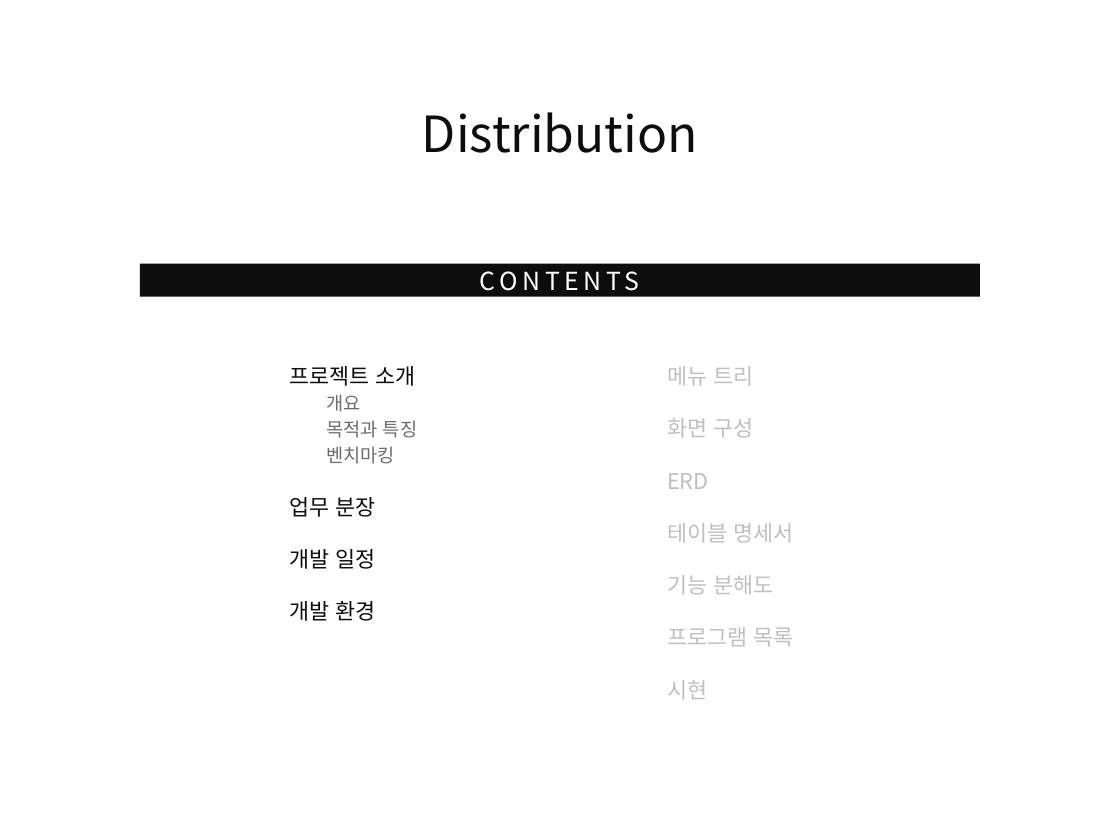
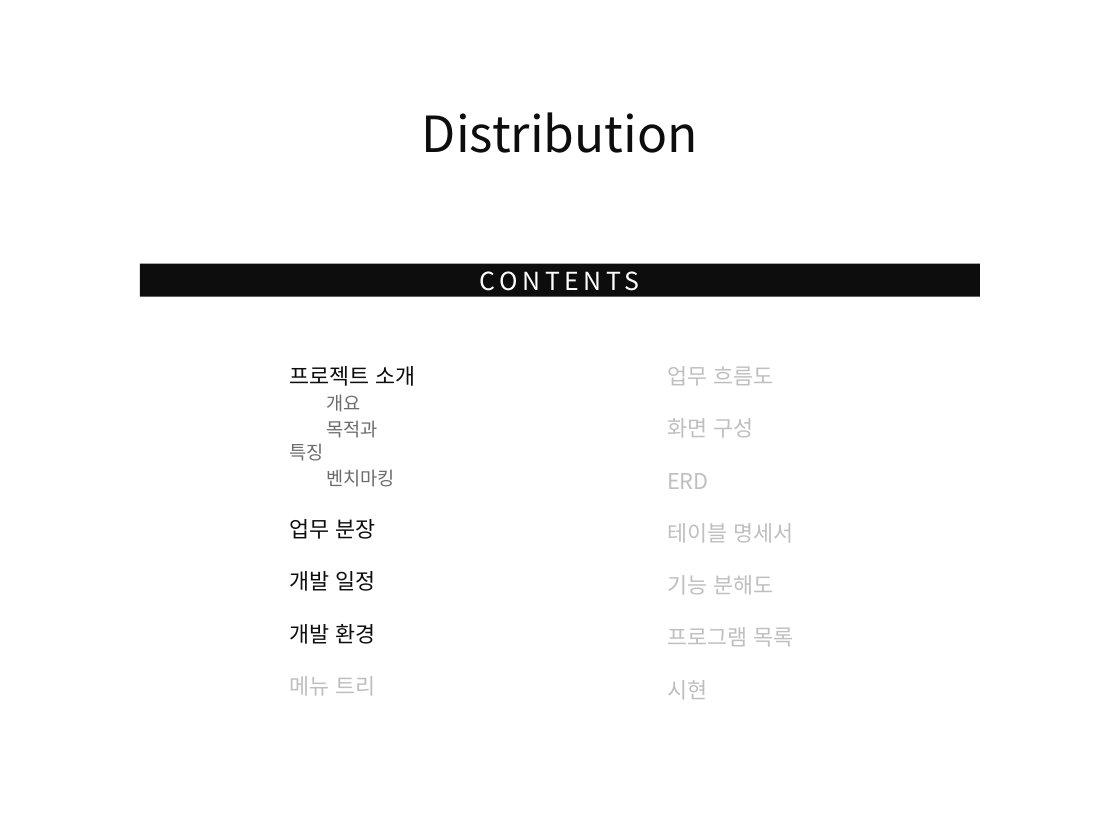
Before and after one commit to Peh9397/Distribution, a slide deck: slide 2 of Distribution.pptx. Drawn at 1120x840 pixels with LibreOffice and Linux fonts; fonts in the diff are those of the drawing. Boxes give left, top, right and bottom in pixels: in the first picture for what was removed or moved away, otherwise in the second. Text is boxed around its words. In the diff, an @@ line names an element or a change of style, - is before the commit and + after.

Commit message:
발표 ppt 파일 업로드 화면구성, 메뉴트리, 업무흐름도 추가

```diff
--- a/Distribution.pptx
+++ b/Distribution.pptx
@@ text at box(667, 366, 773, 386): text changed @@
-메뉴 트리
+업무 흐름도
@@ text at box(290, 676, 376, 696): paragraph added @@
+메뉴 트리
```
Also in this commit, not shown: 14 other slides changed, 6 slides added.
